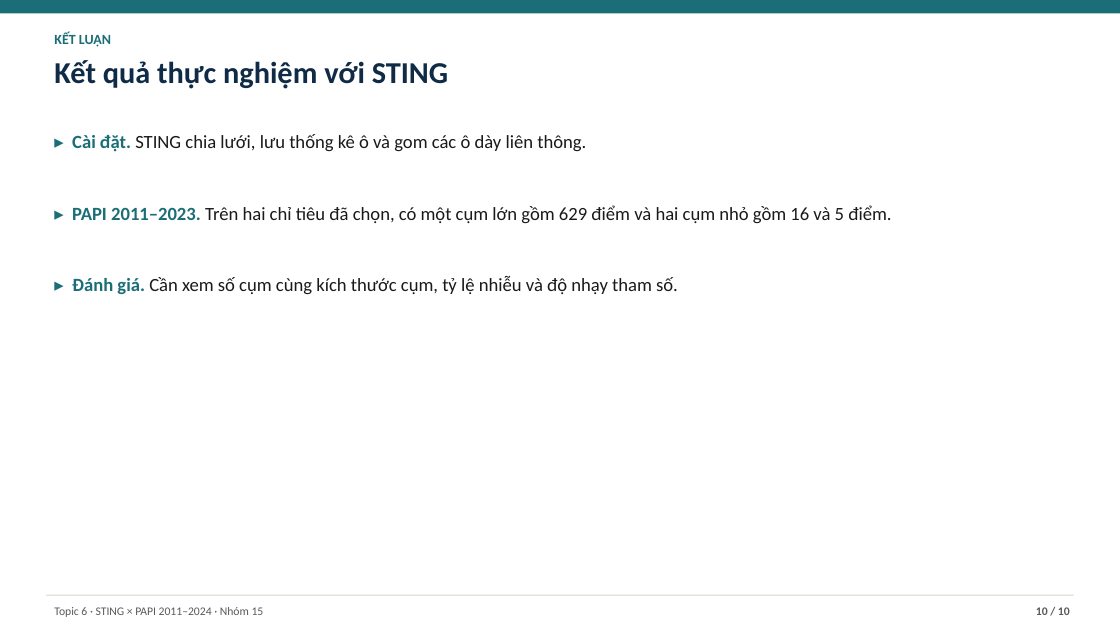
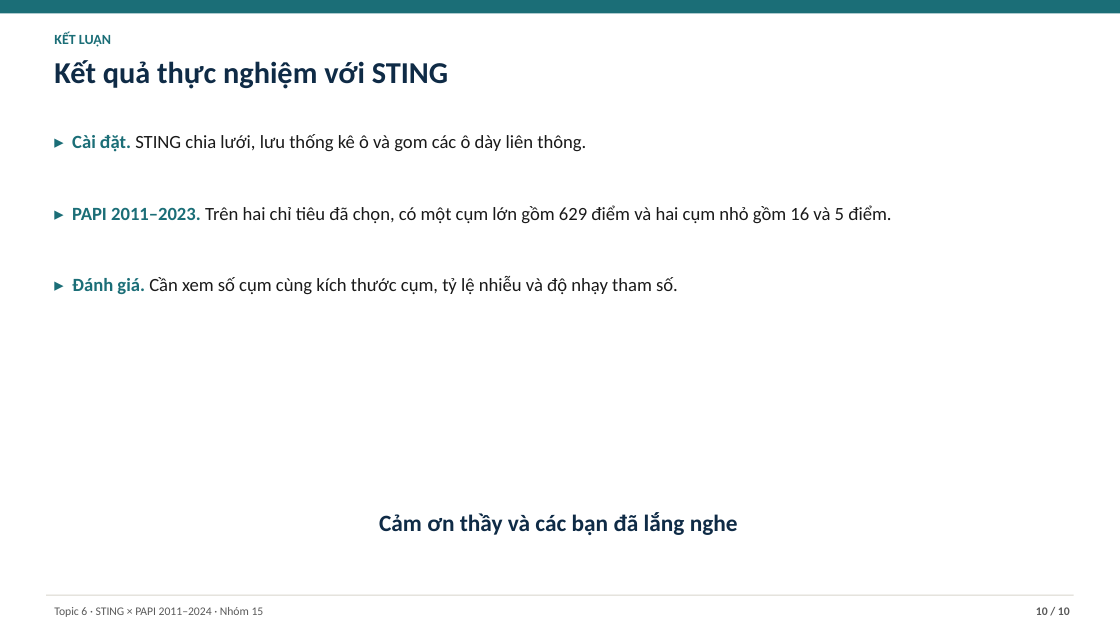
Before and after one commit to JasonTM17/Grid_Based_Sociology, a slide deck: slide 10 of slides/submission.pptx. Drawn at 1120x630 pixels with LibreOffice and Linux fonts; fonts in the diff are those of the drawing. Boxes give left, top, right and bottom in pixels: in the first picture for what was removed or moved away, otherwise in the second. Text is boxed around its words. In the diff, an @@ line names an element or a change of style, - is before the commit and + after.

```diff
--- a/slides/submission.pptx
+++ b/slides/submission.pptx
@@ text added at bbox=[379, 512, 738, 535], 20 pt, text #0F2B46, bold @@
+Cảm ơn thầy và các bạn đã lắng nghe
```
Also in this commit, not shown: 1 other slide changed, 28 other files.
